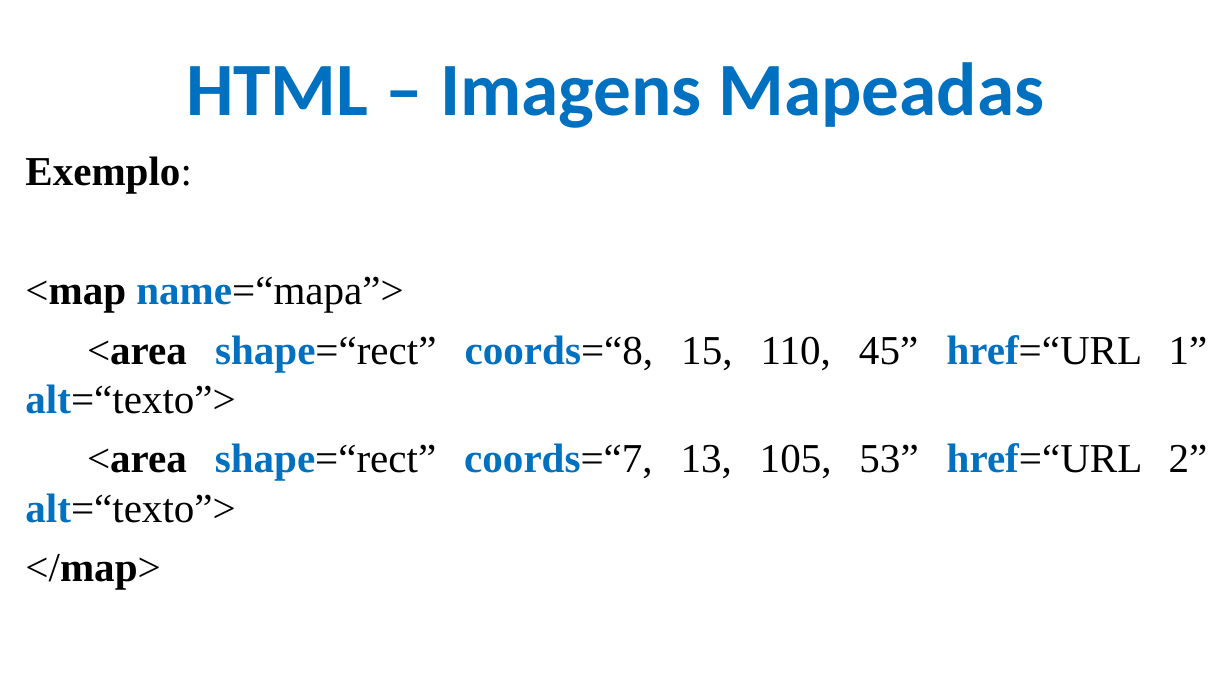
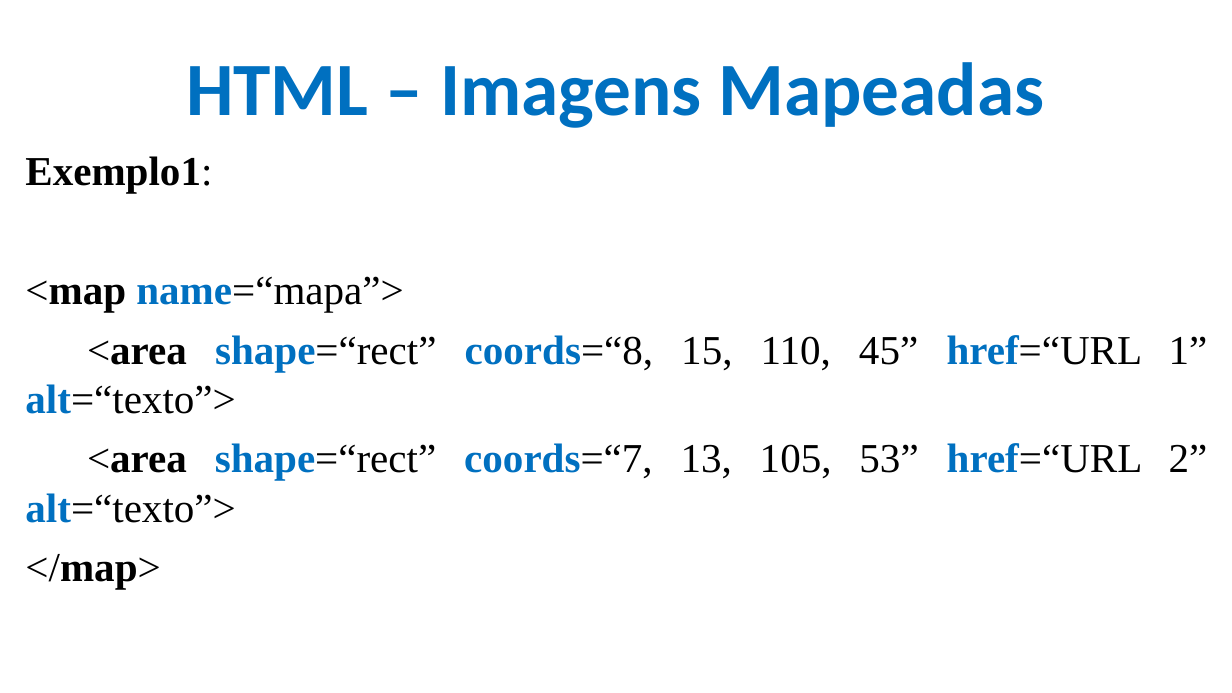
Before and after one commit to CloudEducationBrazil/WydenDesenvolvimentoWebPHP, a slide deck: slide 16 of 01 Classes/Aula 04 Desenvolvimento Web - HTML.pptx. Drawn at 1232x693 pixels with LibreOffice and Linux fonts; fonts in the diff are those of the drawing; background and template pictures are left out. Boxes give left, top, right and bottom in pixels: in the first picture for what was removed or moved away, otherwise in the second. Text is boxed around its words. In the diff, an @@ line names an element or a change of style, - is before the commit and + after.

```diff
--- a/01 Classes/Aula 04 Desenvolvimento Web - HTML.pptx
+++ b/01 Classes/Aula 04 Desenvolvimento Web - HTML.pptx
@@ text at box(25, 156, 212, 193): text changed @@
-Exemplo:
+Exemplo1:
```
Also in this commit, not shown: 3 other slides changed, 2 slides added, 1 other file.
